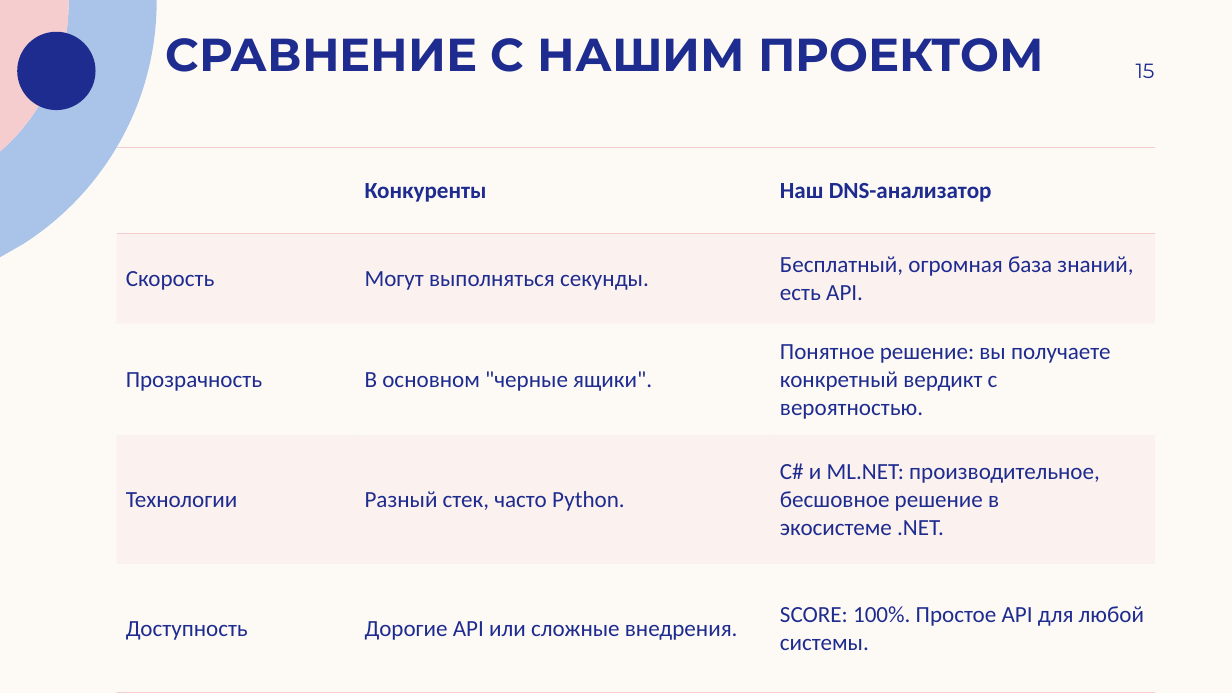
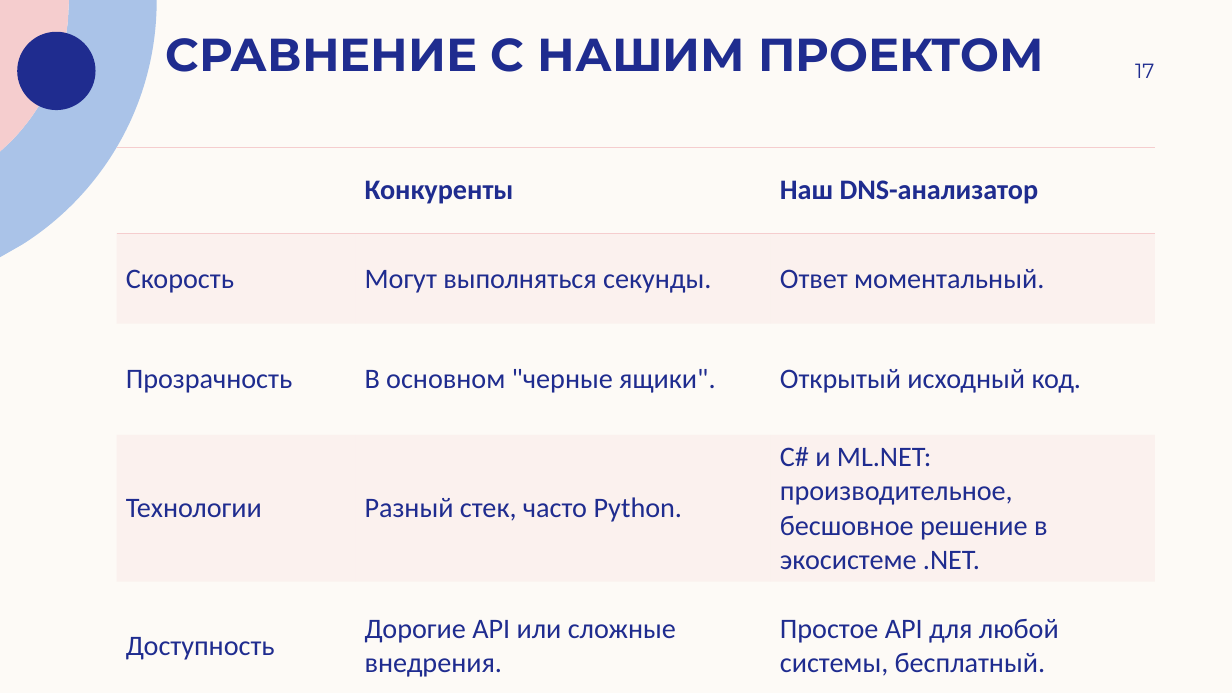
Before and after one commit to andreyilych/cs2valvesoftware, a slide deck: slide 17 of анализатор подозрительности доменных имен (DNS).pptx (slide 15 before the commit). Drawn at 1232x693 pixels with LibreOffice and Linux fonts; fonts in the diff are those of the drawing. Boxes give left, top, right and bottom in pixels: in the first picture for what was removed or moved away, otherwise in the second. Text is boxed around its words. In the diff, an @@ line names an element or a change of style, - is before the commit and + after.

```diff
--- a/анализатор подозрительности доменных имен (DNS).pptx
+++ b/анализатор подозрительности доменных имен (DNS).pptx
@@ page number at [1135,63,1154,78]: text changed @@
-15
+17
@@ table at [116,148,1155,693] @@
-row 2, column 3: Бесплатный, огромная база знаний, есть API.
+row 2, column 3: Ответ моментальный.
-row 3, column 3: Понятное решение: вы получаете конкретный вердикт с вероятностью.
+row 3, column 3: Открытый исходный код.
-row 5, column 3: SCORE: 100%. Простое API для любой системы.
+row 5, column 3: Простое API для любой системы, бесплатный.
@@ size 18 to 22 pt in "Конкуренты", "Наш DNS-анализатор", "Скорость", "Могут выполняться секунды." and 7 more places @@
```
Also in this commit, not shown: 7 other slides changed, 10 slides added, 2 slides removed.
